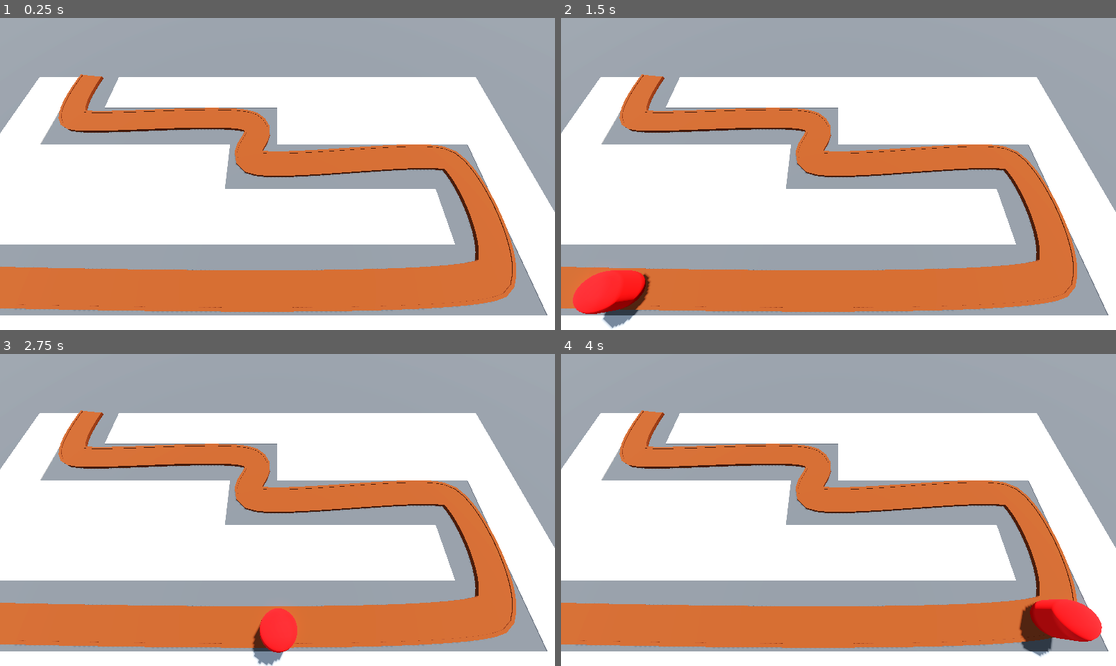
Above: before the commit, frames 1-4 (two rows, left to right).
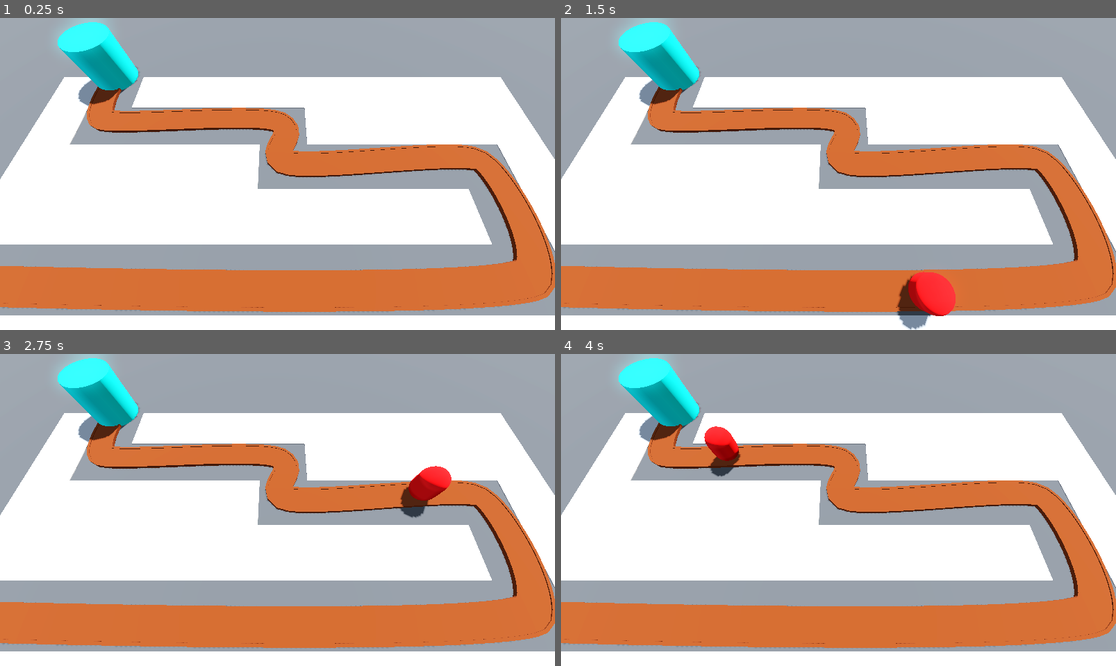
Above: after the commit, the same moments.

Repository: CSbean/Barbarian-Blaster
Game: Godot game, scene res://Scenes/bace_levle.tscn
The game is run twice, just before and just after one commit, with the same random seed, the same clock (stepped at 60 frames per second) and the same inputs.
Inputs:
- Up to frame 1 (0.25 s): no input
- Up to frame 2 (1.5 s): no input
- Up to frame 3 (2.75 s): no input
- Up to frame 4 (4 s): no input

The runs differ from the first frame. In frame 1, 17% of the frame differs, in the area x 0-100%, y 0-96%; in frame 2, 20%, in the area x 0-100%, y 0-100%; in frame 3, 19%; in frame 4, 19%.

Commit message:
make base

Diff:
--- /dev/null
+++ b/Base/base.gd
@@ -0,0 +1,6 @@
+extends Node3D
+
+class_name Base
+
+func take_damage()->void:
+	print("damage taken by base")
--- /dev/null
+++ b/Base/base.tscn
@@ -0,0 +1,16 @@
+[gd_scene load_steps=3 format=3 uid="uid://72be5bf6ywu1"]
+
+[ext_resource type="Script" uid="uid://cb7dhec2aipkk" path="res://Base/base.gd" id="1_u1x2a"]
+
+[sub_resource type="StandardMaterial3D" id="StandardMaterial3D_01hrb"]
+albedo_color = Color(0, 1, 0.98333335, 1)
+
+[node name="Base" type="Node3D" groups=["Base"]]
+script = ExtResource("1_u1x2a")
+
+[node name="CSGCylinder3D" type="CSGCylinder3D" parent="."]
+transform = Transform3D(1, 0, 0, 0, 1, 0, 0, 0, 1, 0, 2, 0)
+radius = 2.0
+height = 4.0
+sides = 32
+material = SubResource("StandardMaterial3D_01hrb")
--- a/Scenes/bace_levle.tscn
+++ b/Scenes/bace_levle.tscn
@@ -1,7 +1,8 @@
-[gd_scene load_steps=9 format=3 uid="uid://c50el35njdfn1"]
+[gd_scene load_steps=10 format=3 uid="uid://c50el35njdfn1"]
 
 [ext_resource type="MeshLibrary" uid="uid://cxjl880r3wbnp" path="res://assets/MeshLibaries/SpaceLibrary.tres" id="1_7i2ny"]
 [ext_resource type="PackedScene" uid="uid://2aw35j7gw48o" path="res://Scenes/enemy/enemy.tscn" id="2_0tbjv"]
+[ext_resource type="PackedScene" uid="uid://72be5bf6ywu1" path="res://Base/base.tscn" id="3_01hrb"]
 
 [sub_resource type="ProceduralSkyMaterial" id="ProceduralSkyMaterial_7xd7d"]
 sky_horizon_color = Color(0.66224277, 0.6717428, 0.6867428, 1)
@@ -21,7 +22,7 @@
 
 [sub_resource type="Curve3D" id="Curve3D_7i2ny"]
 _data = {
-"points": PackedVector3Array(0, 0, 0, 0, 0, 0, -27.447376, 0 …(371 unchanged characters)… 59, -17.968973, 0, -2.5432894, 0, 0, 0, 0, 0, 0, -18.633997, 0, -8.032764),
+"points": PackedVector3Array(0, 0, 0, 0, 0, 0, -27.447376, 0 …(371 unchanged characters)… 59, -17.968973, 0, -2.5432894, 0, 0, 0, -1.3721066, 0, -0.7516459, -18.633997, 0, -8.032764),
 "tilts": PackedFloat32Array(0, 0, 0, 0, 0, 0, 0)
 }
 point_count = 7
@@ -44,7 +45,7 @@
 material = SubResource("StandardMaterial3D_0tbjv")
 
 [node name="Camera3D" type="Camera3D" parent="."]
-transform = Transform3D(1, 0, 0, 0, 0.42261824, 0.9063078, 0, -0.9063078, 0.42261824, 0, 14.5, 9.5)
+transform = Transform3D(1, 0, 0, 0, 0.42261824, 0.9063078, 0, -0.9063078, 0.42261824, -2.5, 14.5, 9.5)
 
 [node name="GridMap" type="GridMap" parent="."]
 mesh_library = ExtResource("1_7i2ny")
@@ -104,4 +105,7 @@
 
 [node name="Enemy" parent="Path3D" instance=ExtResource("2_0tbjv")]
 transform = Transform3D(-0.029940452, 0, -0.99954325, 0, 1, 0, 0.99954325, 0, -0.029940452, -27.447376, 0, 10.248699)
-loop = true
+speed = 20
+
+[node name="Base" parent="." instance=ExtResource("3_01hrb")]
+transform = Transform3D(1, 0, 0, 0, 1, 0, 0, 0, 1, -18.633997, 0, -8.032764)
--- a/enemy.gd
+++ b/enemy.gd
@@ -2,6 +2,7 @@
 
 ## The speed in m/s the enemy will move
 @export var speed := 10
+@onready var  base :Base = get_tree().get_first_node_in_group("Base")
 # Called when the node enters the scene tree for the first time.
 func _ready() -> void:
 	pass # Replace with function body.
@@ -10,3 +11,6 @@
 # Called every frame. 'delta' is the elapsed time since the previous frame.
 func _process(delta: float) -> void:
 	progress+= delta * speed
+	if progress_ratio == 1.00:
+		base.take_damage()
+		queue_free()
--- a/project.godot
+++ b/project.godot
@@ -14,3 +14,7 @@
 run/main_scene="uid://c50el35njdfn1"
 config/features=PackedStringArray("4.5", "Forward Plus")
 config/icon="res://icon.svg"
+
+[global_group]
+
+Base=""
Not shown, added: Base/base.gd.uid
